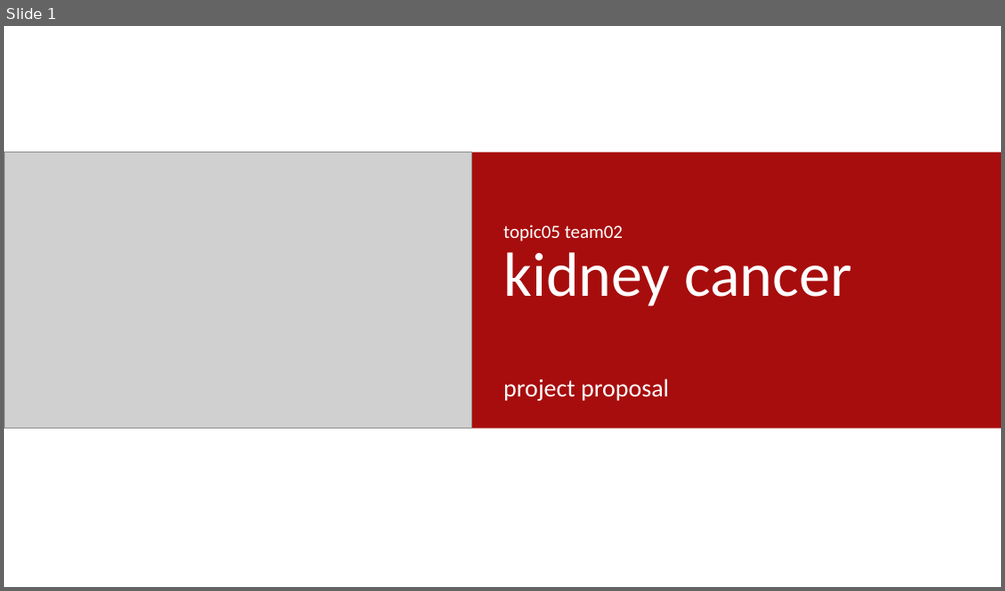
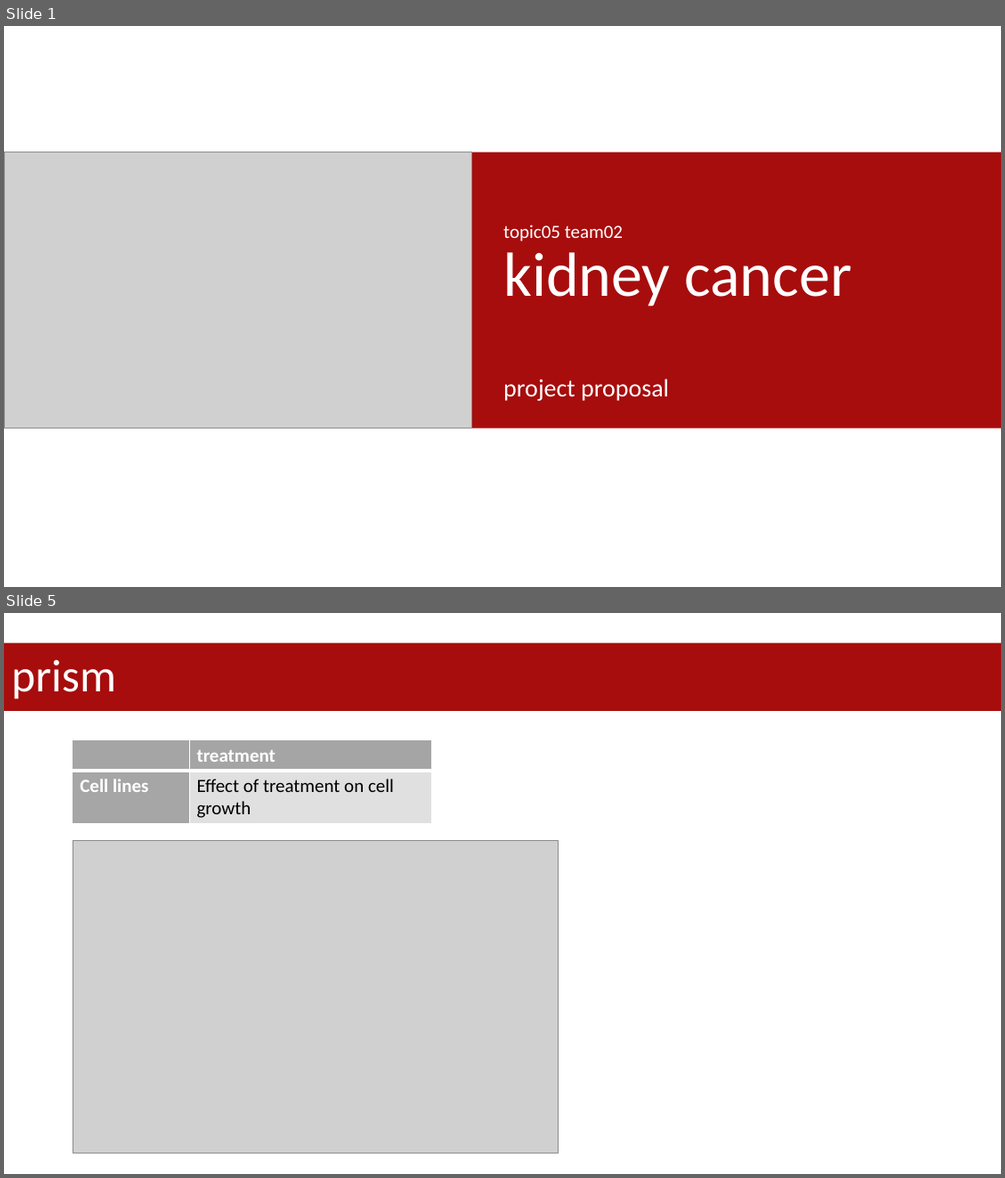
Before and after one commit to datascience-mobi-2023/topic05_team02, a slide deck: project proposal.pptx. Shown one above the other, each under a label of ours: slide 1 before the commit, slides 1 and 5 after it; the slides between them are not shown. The pictures are 1005x591 and 1005x1178 pixels, drawn with LibreOffice and Linux fonts; fonts in the diff are those of the drawing; grey boxes stand for pictures. Boxes give left, top, right and bottom in pixels: in the first picture for what was removed or moved away, otherwise in the second. Text is boxed around its words. In the diff, an @@ line names an element or a change of style, - is before the commit and + after.

```diff
--- a/project proposal.pptx
+++ b/project proposal.pptx
@@ slide 5 added at (4, 613, 1001, 1174), background #FFFFFF @@
@@ title added at (4, 643, 1001, 711), fill #A70D0D, 44 pt, text #FFFFFF @@
+prism
@@ table added at (73, 740, 432, 823), 2 rows, 2 columns @@
+ | treatment
+Cell lines | Effect of treatment on cell growth
@@ picture added at (73, 840, 558, 1153) @@
```
Also in this commit, not shown: 2 slides changed, 9 other slides added, 1 other file.
